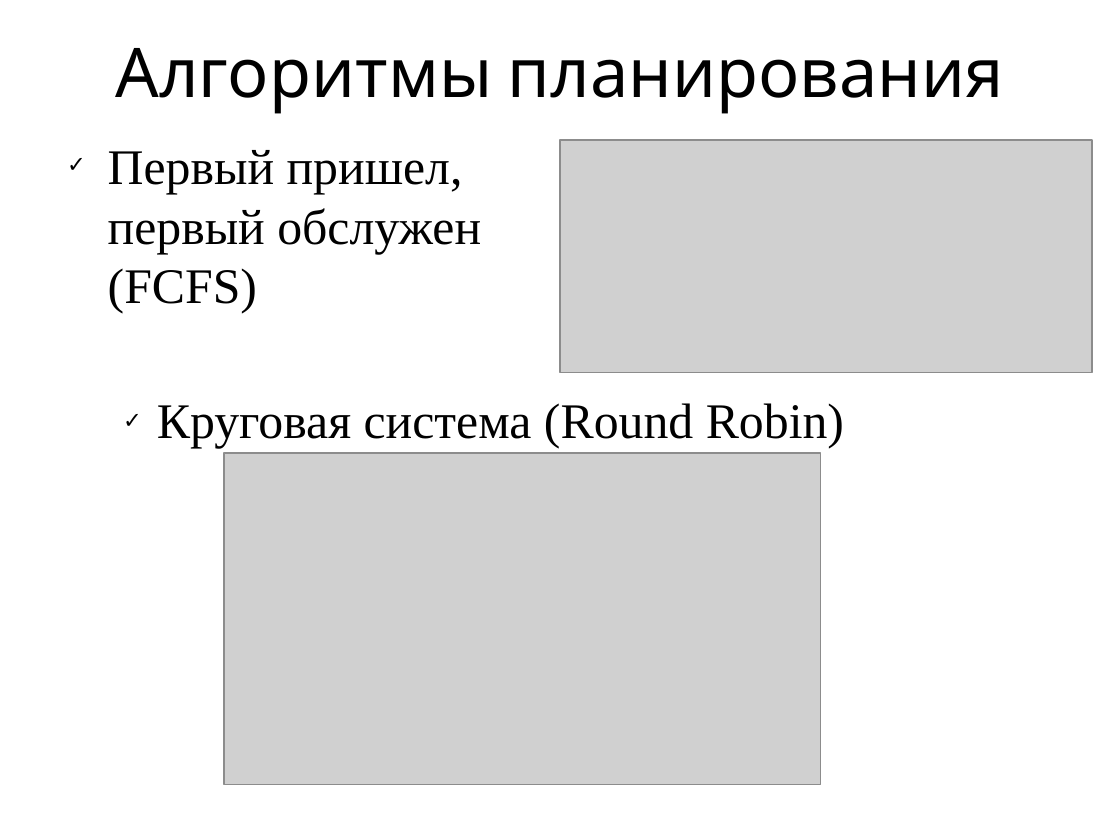
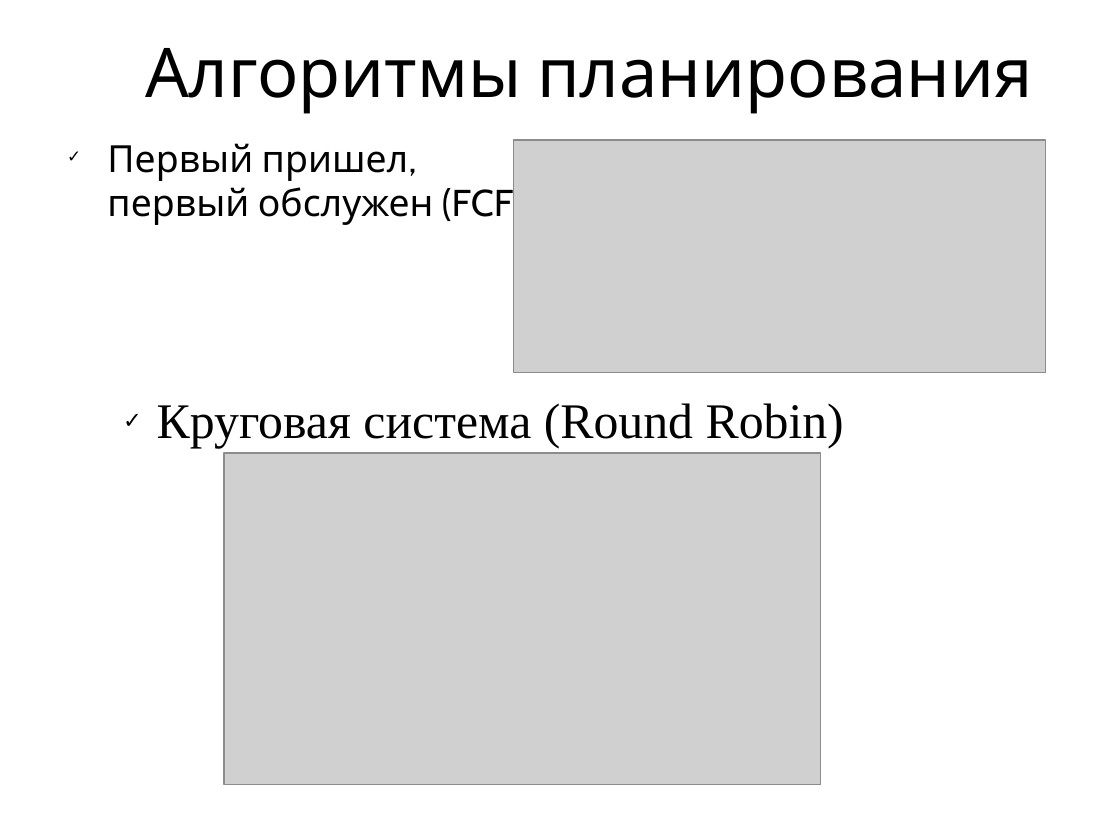
Before and after one commit to vseloved/kpi-spos, a slide deck: slide 15 of lec/6-proc/proc.ppt (slide 10 before the commit). Drawn at 1120x840 pixels with LibreOffice and Linux fonts; fonts in the diff are those of the drawing; grey boxes stand for pictures. Boxes give left, top, right and bottom in pixels: in the first picture for what was removed or moved away, otherwise in the second. Text is boxed around its words. In the diff, an @@ line names an element or a change of style, - is before the commit and + after.

```diff
--- a/lec/6-proc/proc.ppt
+++ b/lec/6-proc/proc.ppt
@@ title "Алгоритмы планирования": place and size @@
-title "Алгоритмы планирования" at <box>116,48,1003,114</box>
+title "Алгоритмы планирования" at <box>145,48,1032,114</box>
@@ text "Первый пришел, первый обслужен (FCFS)" at <box>107,143,545,225</box>: size 32 to 24 pt, font Times New Roman to Cabin @@
@@ picture: place and size @@
-picture at <box>560,140,1092,372</box>
+picture at <box>514,140,1046,372</box>
```
Also in this commit, not shown: 10 other slides changed, 5 slides added, 4 slides removed, 41 other files.
